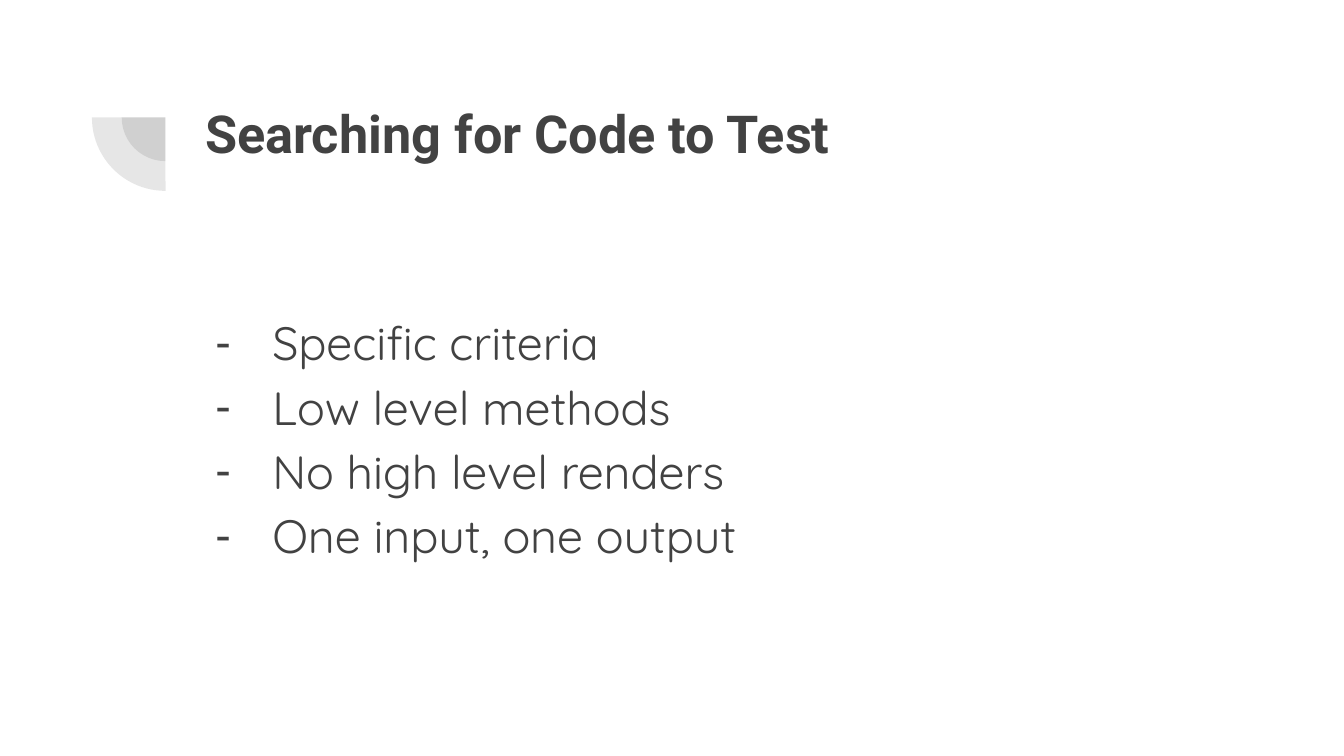
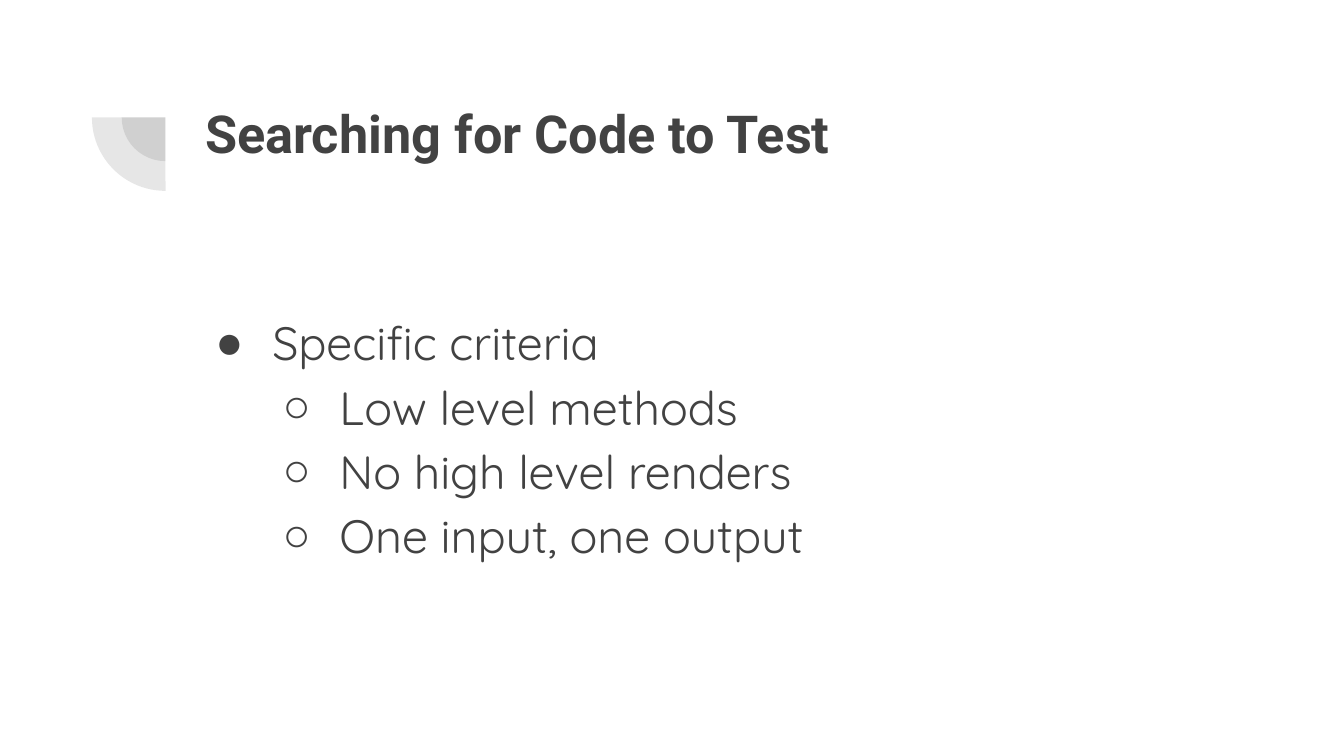
Before and after one commit to csci-362-01-2020/Best-Team, a slide deck: slide 5 of Best-Team_presentation.pptx (slide 6 before the commit). Drawn at 1344x756 pixels with LibreOffice and Linux fonts; fonts in the diff are those of the drawing. Boxes give left, top, right and bottom in pixels: in the first picture for what was removed or moved away, otherwise in the second. Text is boxed around its words. In the diff, an @@ line names an element or a change of style, - is before the commit and + after.

```diff
--- a/Best-Team_presentation.pptx
+++ b/Best-Team_presentation.pptx
@@ text "Specific criteria" at (272, 325, 803, 563): bullet - to ●; bullet - to ○; list level 1 to 2 in "Low level methods"; list level 1 to 2 in "No high level renders"; list level 1 to 2 in "One input, one output" @@
```
Also in this commit, not shown: 7 other slides changed, 8 slides added, 5 slides removed.
